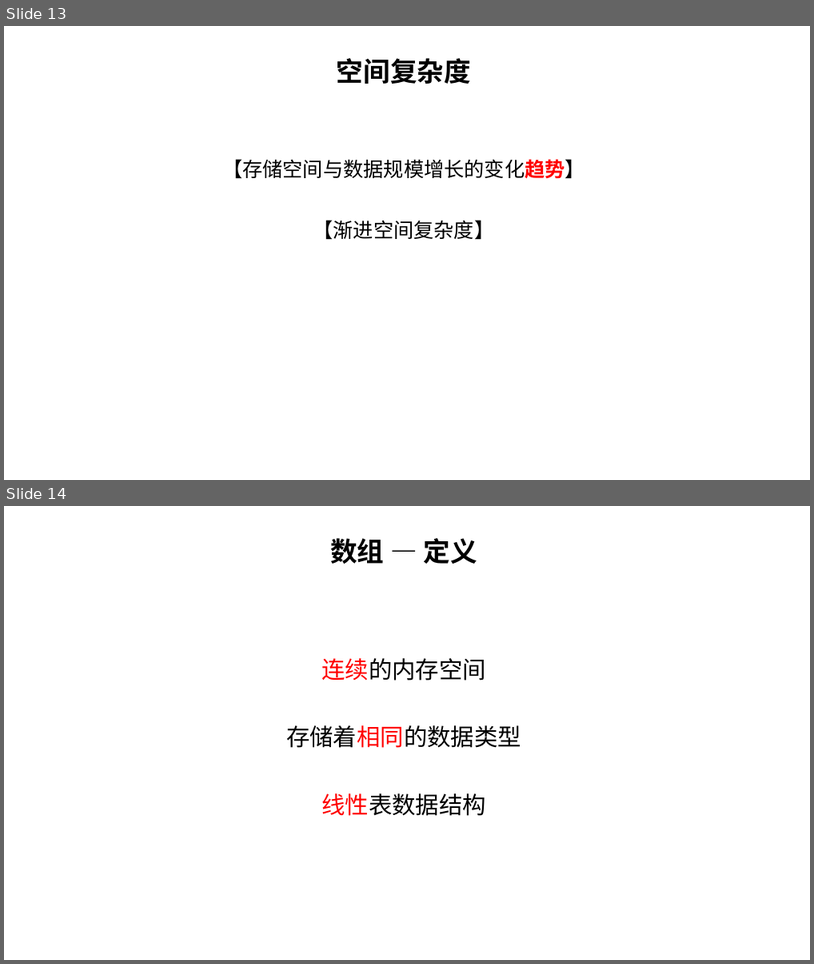
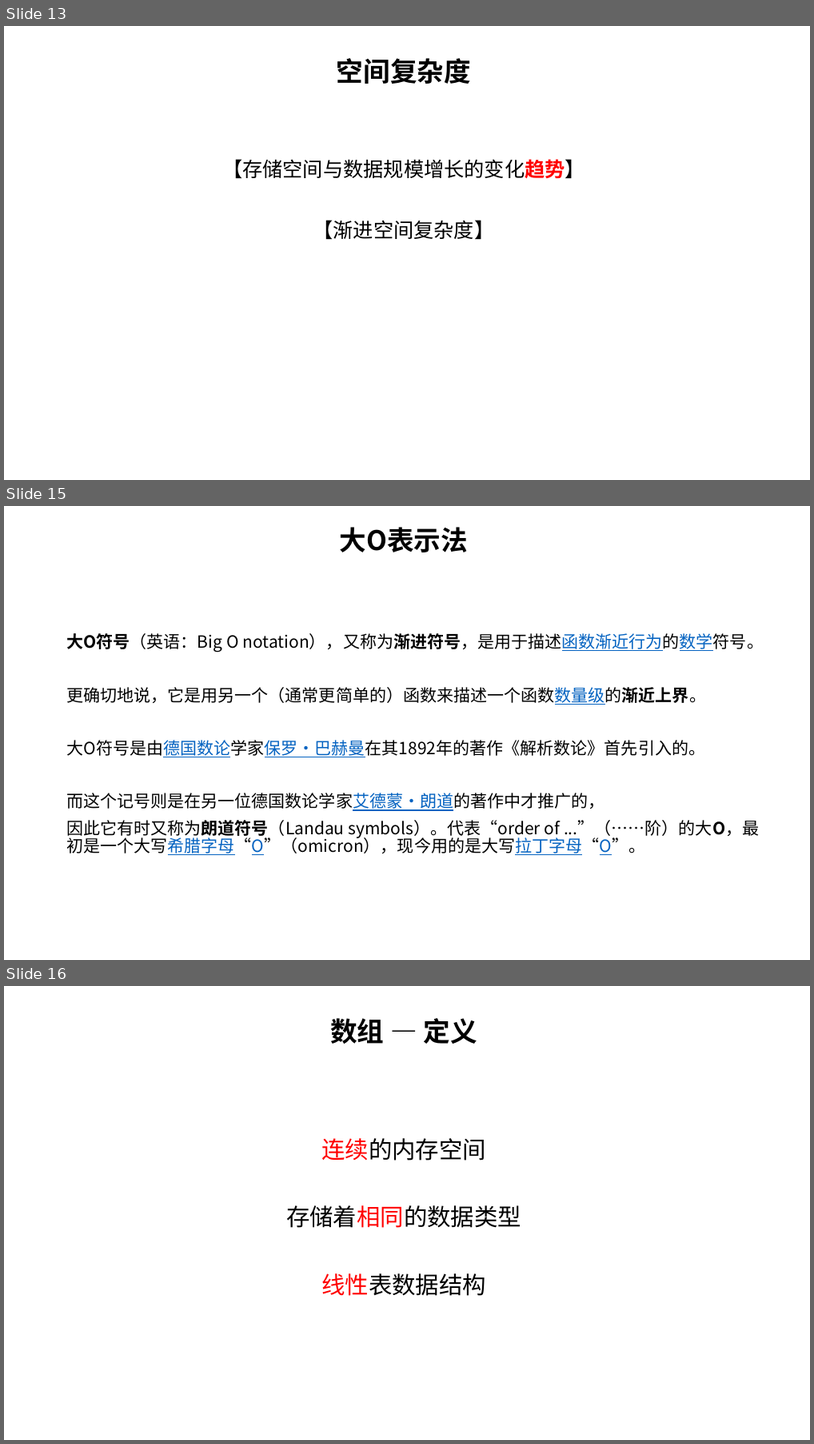
Before and after one commit to sunchong/ALG, a slide deck: ALG/docs/数据结构与算法.pptx. Shown one above the other, each under a label of ours: slides 13 and 14 before the commit, slides 13, 15 and 16 after it; the slides between them are not shown. The pictures are 814x964 and 814x1444 pixels, drawn with LibreOffice and Linux fonts; fonts in the diff are those of the drawing. Boxes give left, top, right and bottom in pixels: in the first picture for what was removed or moved away, otherwise in the second. Text is boxed around its words. In the diff, an @@ line names an element or a change of style, - is before the commit and + after.

```diff
--- a/ALG/docs/数据结构与算法.pptx
+++ b/ALG/docs/数据结构与算法.pptx
@@ slide 15 added at (x1=4, y1=506, x2=810, y2=960), background #FFFFFF @@
@@ subtitle added at (x1=340, y1=527, x2=468, y2=552), 32 pt, text #000000, bold @@
+大O表示法
@@ text added at (x1=66, y1=633, x2=764, y2=855), 20 pt, text #000000 @@
+大O符号（英语：Big O notation），又称为渐进符号，是用于描述函数渐近行为的数学符号。
+更确切地说，它是用另一个（通常更简单的）函数来描述一个函数数量级的渐近上界。
+大O符号是由德国数论学家保罗·巴赫曼在其1892年的著作《解析数论》首先引入的。
+而这个记号则是在另一位德国数论学家艾德蒙·朗道的著作中才推广的，
+因此它有时又称为朗道符号（Landau symbols）。代表“order of ...”（……阶）的大O，最初是一个大写希腊字母“Ο”（omicron），现今用的是大写拉丁字母“O”。
@@ what was slide 14 is now slide 16 @@
```
Also in this commit, not shown: 3 slides changed, 4 other slides added, 1 slide removed, 17 other files.
